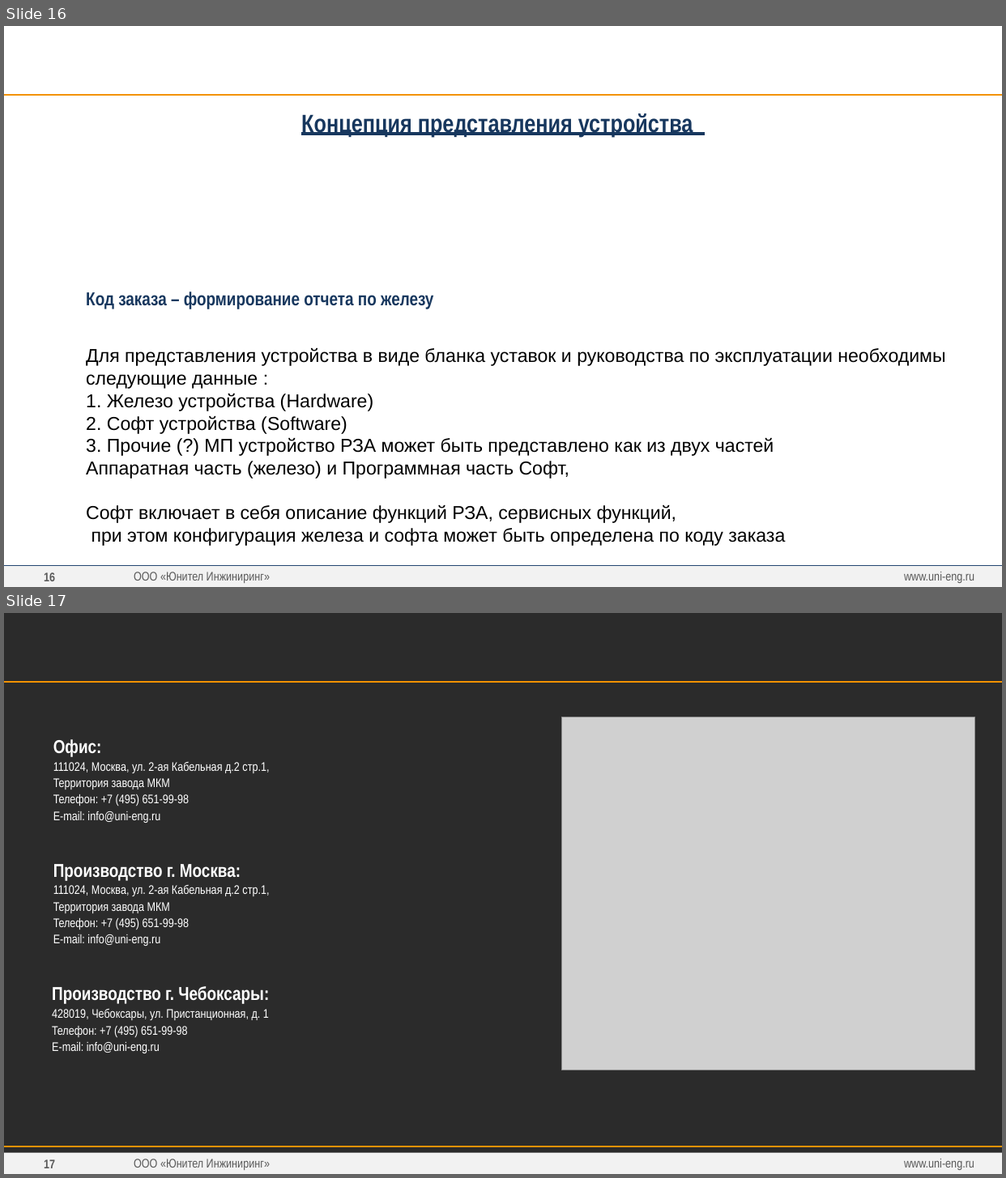
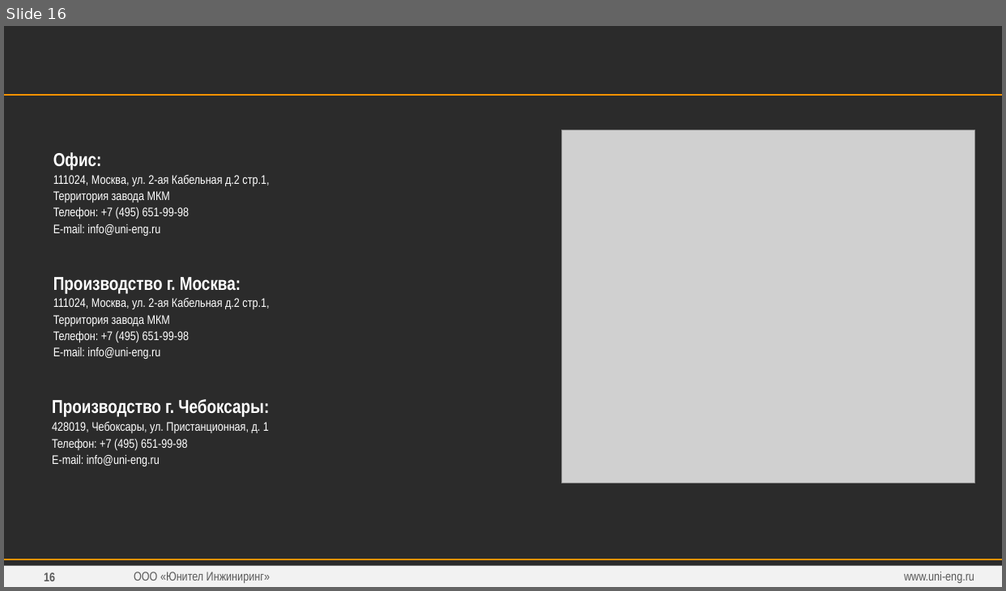
Before and after one commit to greglu1976/ProjectOmni, a slide deck: Презентация/Презентация.pptx. Shown one above the other, each under a label of ours: slides 16 and 17 before the commit, slide 16 after it. The pictures are 1006x1178 and 1006x591 pixels, drawn with LibreOffice and Linux fonts; fonts in the diff are those of the drawing; grey boxes stand for pictures; background and template pictures are left out; a plain dark background stands for a picture behind light text. Boxes give left, top, right and bottom in pixels: in the first picture for what was removed or moved away, otherwise in the second. Text is boxed around its words. In the diff, an @@ line names an element or a change of style, - is before the commit and + after.

```diff
--- a/Презентация/Презентация.pptx
+++ b/Презентация/Презентация.pptx
@@ slide 16 removed at (4, 26, 1002, 587), background #FFFFFF; not listed: 4 template elements that a slide beside it also shows @@
@@ text removed at (4, 41, 779, 75) @@
-ПРЕДЛАГАЕМАЯ КОНЦЕПЦИЯ МОДЕЛИ УСТРОЙСТВА
@@ text removed at (301, 113, 693, 137) @@
-Концепция представления устройства
@@ text removed at (86, 292, 945, 546) @@
-Код заказа – формирование отчета по железу
-Для представления устройства в виде бланка уставок и руководства по эксплуатации необходимы следующие данные :
-1. Железо устройства (Hardware)
-2. Софт устройства (Software)
-3. Прочие (?) МП устройство РЗА может быть представлено как из двух частей
-Аппаратная часть (железо) и Программная часть Софт,
-Софт включает в себя описание функций РЗА, сервисных функций,
-при этом конфигурация железа и софта может быть определена по коду заказа
@@ line removed from (4, 565) to (1002, 565) @@
@@ text removed at (904, 572, 974, 583) @@
-www.uni-eng.ru
@@ what was slide 17 is now slide 16 @@
@@ page number at (44, 573, 55, 582): text changed @@
-17
+16
```
Also in this commit, not shown: 2 slides changed, 1 slide added, 1 other slide removed, 5 other files.
